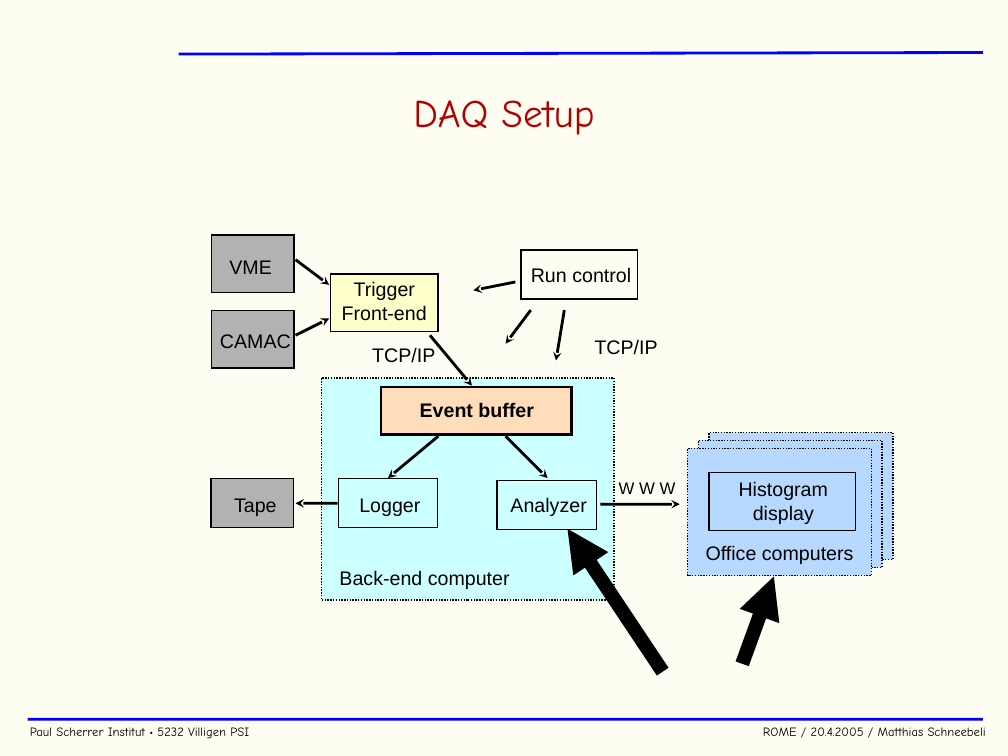
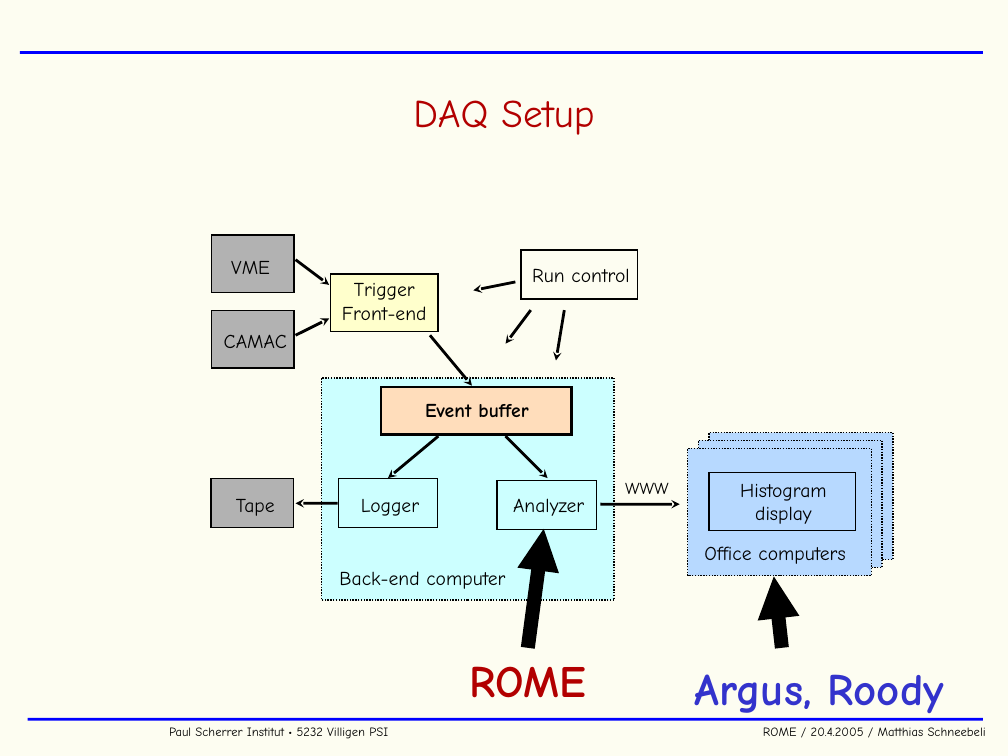
Before and after one commit to cjpl/rome, a slide deck: slide 11 of documentation/ROME.ppt. Drawn at 1008x756 pixels with LibreOffice and Linux fonts; fonts in the diff are those of the drawing; background and template pictures are left out. Boxes give left, top, right and bottom in pixels: in the first picture for what was removed or moved away, otherwise in the second. Text is boxed around its words. In the diff, an @@ line names an element or a change of style, - is before the commit and + after.

```diff
--- a/documentation/ROME.ppt
+++ b/documentation/ROME.ppt
@@ line moved from (178, 54) - (983, 52) to (20, 52) - (983, 52) @@
@@ font Arial to Comic Neue in 11 elements at box(361, 499, 419, 516), box(513, 498, 584, 516), box(331, 274, 438, 332), box(339, 571, 505, 589), box(740, 484, 826, 524), box(532, 268, 629, 282), box(231, 261, 270, 274), box(236, 499, 275, 516), box(704, 546, 845, 564), box(425, 404, 528, 417), box(224, 335, 287, 348) @@
@@ text removed at box(372, 347, 435, 363) @@
-TCP/IP
@@ text removed at box(595, 339, 658, 355) @@
-TCP/IP
@@ text removed at box(619, 482, 676, 494) @@
-W W W
@@ text added at box(625, 482, 669, 494), 12 pt, text #000000 @@
+WWW
@@ arrow moved from (662, 671) - (568, 529) to (528, 648) - (543, 529) @@
@@ arrow moved from (742, 664) - (774, 577) to (782, 648) - (774, 577) @@
@@ text added at box(470, 666, 586, 698), 32 pt, text #B20000, bold @@
+ROME
@@ text added at box(695, 674, 944, 719), 32 pt, text #3333CC, bold @@
+Argus, Roody
@@ text "Paul Scherrer Institut • 5232 ..." rewrapped from box(30, 727, 986, 739) to box(169, 727, 986, 739) @@
```
Also in this commit, not shown: 54 other slides changed, 1 slide added, 6 other files.
